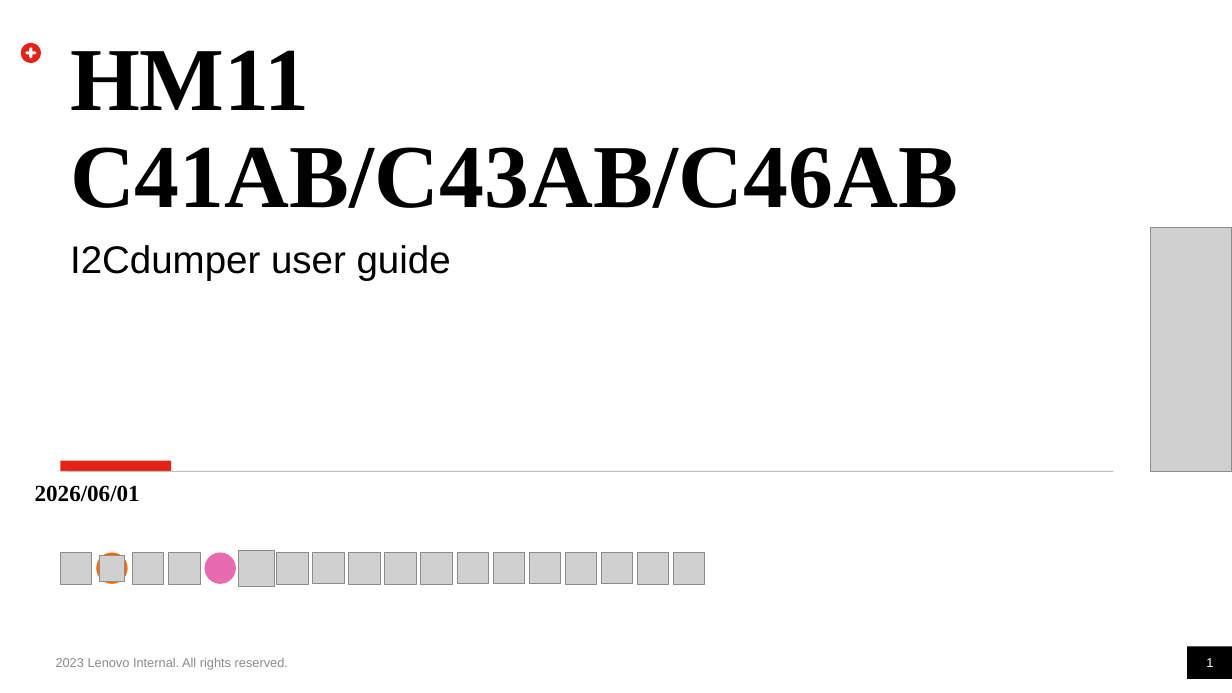
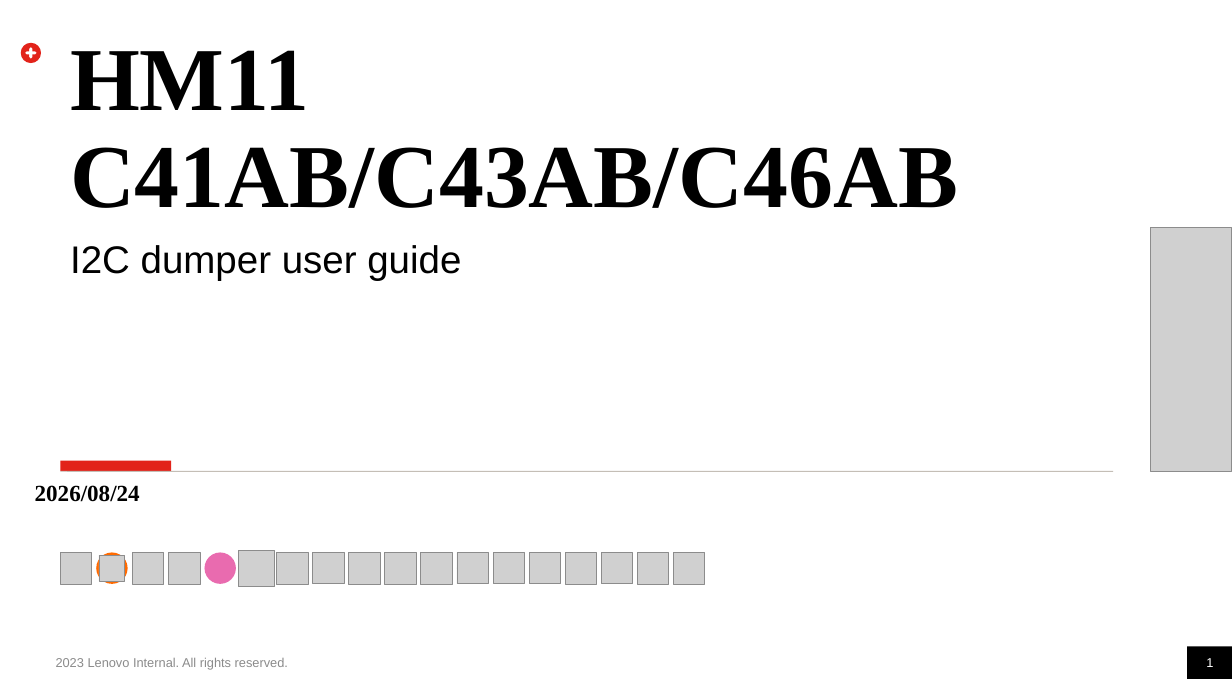
Before and after one commit to johnlin069/i2c_exec, a slide deck: slide 1 of I2Cdumper_20260824.pptx. Drawn at 1232x693 pixels with LibreOffice and Linux fonts; fonts in the diff are those of the drawing; grey boxes stand for pictures; background and template pictures are left out. Boxes give left, top, right and bottom in pixels: in the first picture for what was removed or moved away, otherwise in the second. Text is boxed around its words. In the diff, an @@ line names an element or a change of style, - is before the commit and + after.

```diff
--- a/I2Cdumper_20260824.pptx
+++ b/I2Cdumper_20260824.pptx
@@ text at (70, 245, 461, 281): spaces changed @@
-I2Cdumper user guide
+I2C dumper user guide
@@ text at (35, 485, 140, 502): text changed @@
-2026/06/01
+2026/08/24
```
Also in this commit, not shown: 1 other slide changed, 2 slides added, 3 other files.
